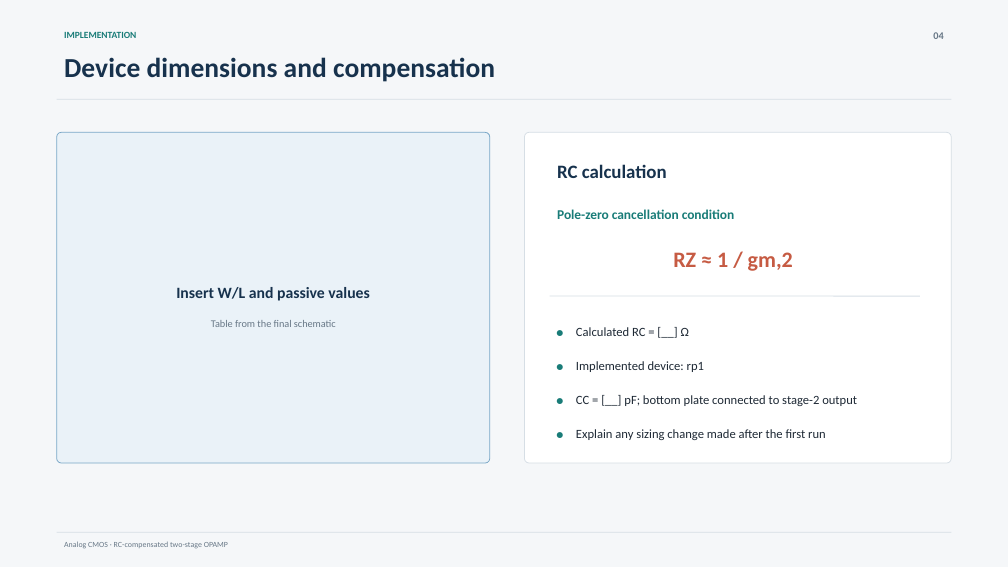
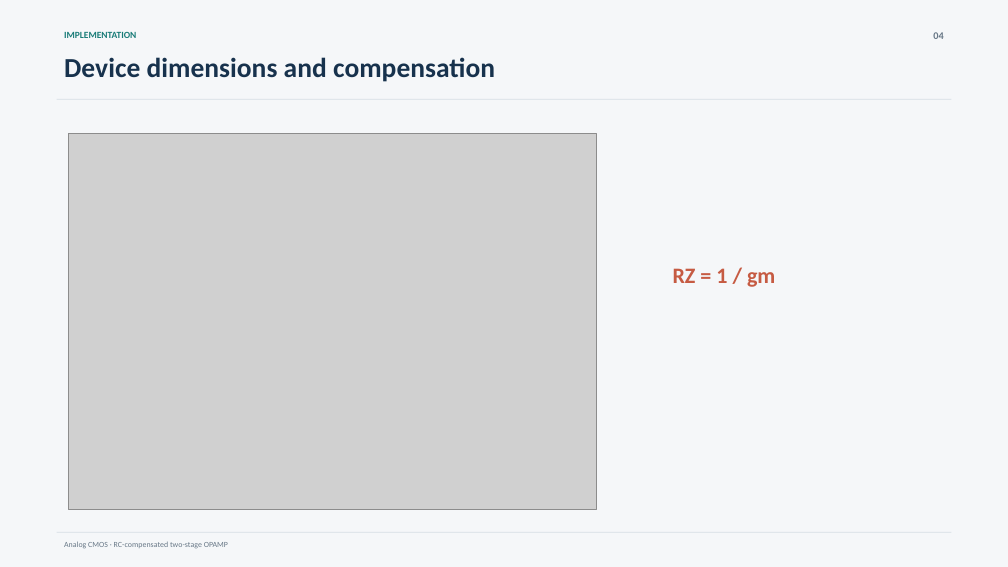
Before and after one commit to danieldongzy-boop/Notes, a slide deck: slide 4 of Uni Freiburg/Analog Cmos/rc_compensated_opamp_presentation_10slides.pptx. Drawn at 1008x567 pixels with LibreOffice and Linux fonts; fonts in the diff are those of the drawing; grey boxes stand for pictures. Boxes give left, top, right and bottom in pixels: in the first picture for what was removed or moved away, otherwise in the second. Text is boxed around its words. In the diff, an @@ line names an element or a change of style, - is before the commit and + after.

```diff
--- a/Uni Freiburg/Analog Cmos/rc_compensated_opamp_presentation_10slides.pptx
+++ b/Uni Freiburg/Analog Cmos/rc_compensated_opamp_presentation_10slides.pptx
@@ rounded rectangle removed at [57, 132, 490, 464] @@
@@ picture added at [69, 134, 597, 510] @@
@@ rounded rectangle removed at [525, 132, 952, 464] @@
@@ text removed at [557, 164, 667, 178] @@
-RC calculation
@@ text removed at [557, 209, 735, 219] @@
-Pole-zero cancellation condition
@@ text at [673, 268, 775, 287]: text changed @@
-RZ ≈ 1 / gm,2
+RZ = 1 / gm
@@ text removed at [176, 287, 369, 301] @@
-Insert W/L and passive values
@@ line removed from (550, 296) to (920, 296) @@
@@ text removed at [211, 320, 336, 327] @@
-Table from the final schematic
@@ text removed at [550, 315, 564, 349] @@
-•
@@ text removed at [576, 327, 689, 336] @@
-Calculated RC = [__] Ω
@@ text removed at [550, 349, 564, 383] @@
-•
@@ text removed at [550, 383, 564, 417] @@
-•
@@ text removed at [576, 361, 704, 372] @@
-Implemented device: rp1
@@ text removed at [550, 417, 564, 451] @@
-•
@@ text removed at [576, 395, 857, 406] @@
-CC = [__] pF; bottom plate connected to stage-2 output
@@ text removed at [576, 429, 826, 440] @@
-Explain any sizing change made after the first run
```
Also in this commit, not shown: 6 other slides changed, 3 slides added, 2 slides removed, 4 other files.
